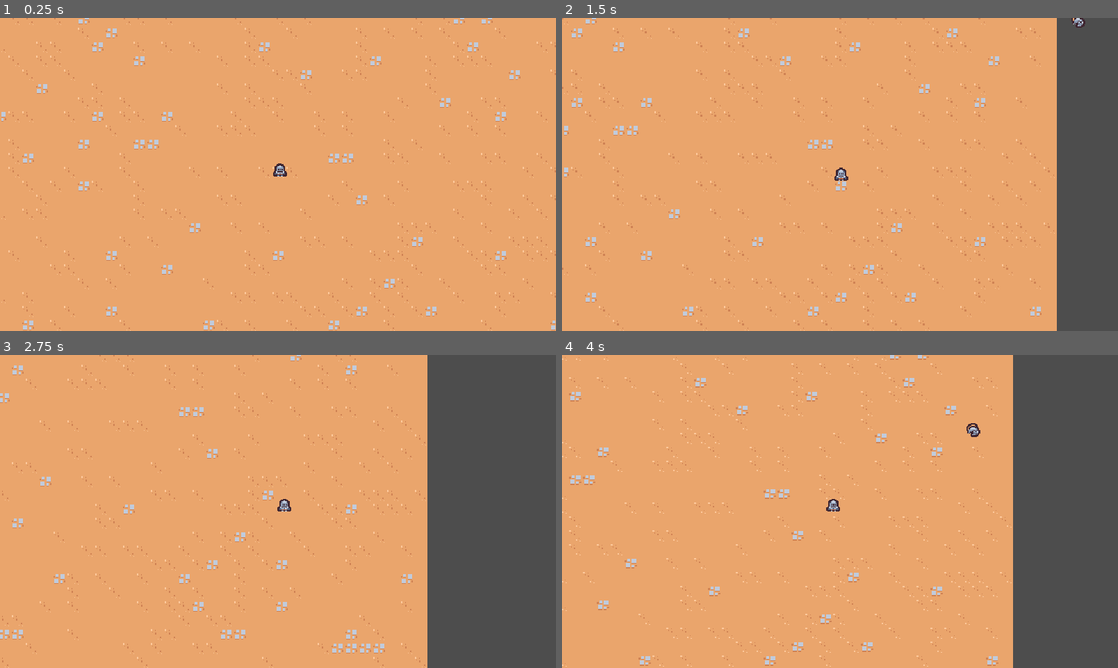
Above: before the commit, frames 1-4 (two rows, left to right).
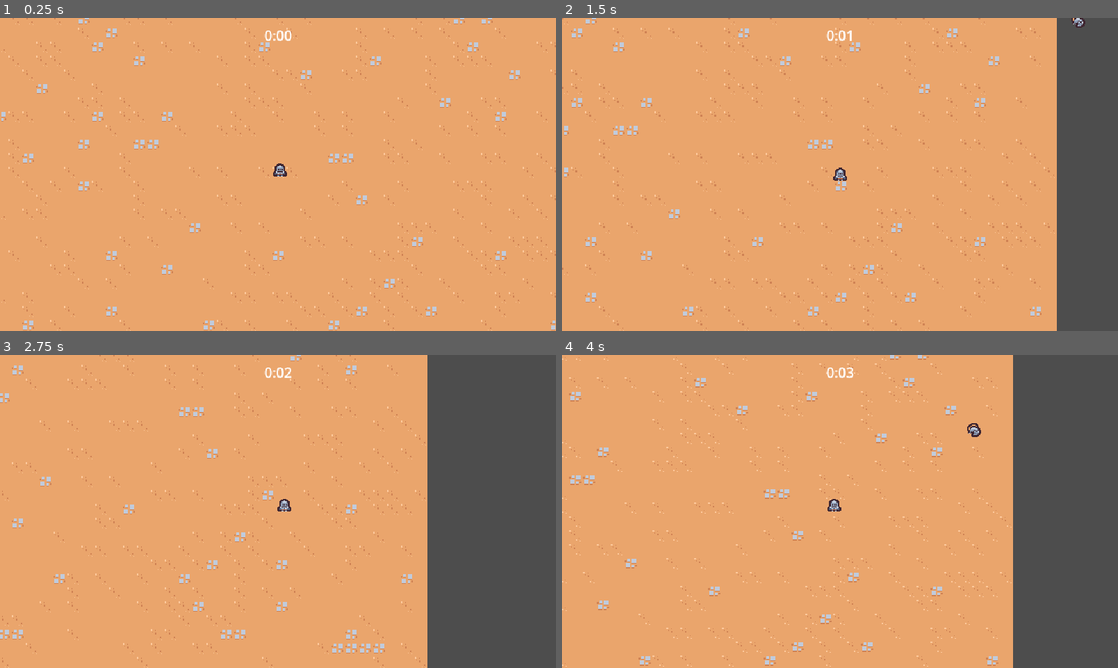
Above: after the commit, the same moments.

Repository: rafariossaa/godot_2d_survival_tutorial
Game: Godot game, scene res://scenes/main/main.tscn
Same seed, same stepped clock (60 frames per second), same inputs: the game is played once before the commit and once after it.
Inputs:
- Up to frame 1 (0.25 s): no input
- Up to frame 2 (1.5 s): hold Right (move_right) 0.53-1.28 s; hold Down (move_down) from 1.28 s (still down)
- Up to frame 3 (2.75 s): release Down (move_down) at 2.03 s; hold Right (move_right) from 2.03 s (still down)
- Up to frame 4 (4 s): release Right (move_right) at 2.78 s; hold Up (move_up) 2.78-3.53 s; hold Left (move_left) from 3.53 s (still down)

The runs differ from the first frame. In frame 1, less than 0.1% of the frame differs, in the area x 47-53%, y 4-8%; in frame 2, 0.1%; in frame 3, less than 0.1%; in frame 4, 0.2%, in the area x 47-76%, y 4-50%.

Commit message:
Lesson 15- Creating the game loop fundation (aka time handling)

Diff:
--- a/project.godot
+++ b/project.godot
@@ -62,4 +62,3 @@
 textures/canvas_textures/default_texture_filter=0
 renderer/rendering_method="gl_compatibility"
 renderer/rendering_method.mobile="gl_compatibility"
-2d/snap/snap_2d_transforms_to_pixel=true
--- a/scenes/main/main.tscn
+++ b/scenes/main/main.tscn
@@ -1,11 +1,18 @@
-[gd_scene load_steps=5 format=3 uid="uid://n2nryh6r21x7"]
+[gd_scene load_steps=7 format=3 uid="uid://n2nryh6r21x7"]
 
+[ext_resource type="PackedScene" uid="uid://dfngft5jkrqqy" path="res://scenes/ui/arena_time_ui.tscn" id="1_1tvth"]
 [ext_resource type="PackedScene" uid="uid://cnq0m7uesfc7p" path="res://assets/game_camera/game_camera.tscn" id="1_1x2xq"]
 [ext_resource type="PackedScene" uid="uid://baujaeh0ajd1p" path="res://scenes/player/player.tscn" id="1_ke4iv"]
 [ext_resource type="TileSet" uid="uid://8ml0jpl1eb1t" path="res://resources/tileset.tres" id="1_nj4a5"]
 [ext_resource type="PackedScene" uid="uid://do5q42qa01q71" path="res://scenes/manager/enemy_manager.tscn" id="1_s1dft"]
+[ext_resource type="PackedScene" uid="uid://brk2x74hqlro7" path="res://scenes/manager/arena_time_manager.tscn" id="2_rftig"]
 
 [node name="Main" type="Node"]
+
+[node name="ArenaTimeUI" parent="." node_paths=PackedStringArray("arena_time_manager") instance=ExtResource("1_1tvth")]
+arena_time_manager = NodePath("../ArenaTimeManager")
+
+[node name="ArenaTimeManager" parent="." instance=ExtResource("2_rftig")]
 
 [node name="EnemyManager" parent="." instance=ExtResource("1_s1dft")]
 
--- /dev/null
+++ b/scenes/manager/arena_time_manager.gd
@@ -0,0 +1,6 @@
+extends Node
+
+@onready var timer = $Timer
+
+func get_time_elapsed():
+	return timer.wait_time - timer.time_left
--- /dev/null
+++ b/scenes/manager/arena_time_manager.tscn
@@ -0,0 +1,11 @@
+[gd_scene load_steps=2 format=3 uid="uid://brk2x74hqlro7"]
+
+[ext_resource type="Script" path="res://scenes/manager/arena_time_manager.gd" id="1_qsevd"]
+
+[node name="ArenaTimeManager" type="Node"]
+script = ExtResource("1_qsevd")
+
+[node name="Timer" type="Timer" parent="."]
+wait_time = 60.0
+one_shot = true
+autostart = true
--- /dev/null
+++ b/scenes/ui/arena_time_ui.gd
@@ -0,0 +1,16 @@
+extends CanvasLayer
+
+@export var arena_time_manager: Node
+@onready var label = $%Label
+
+func _process(delta):
+	if arena_time_manager == null:
+		return
+
+	var time_elapsed = arena_time_manager.get_time_elapsed()
+	label.text = format_seconds_to_string(time_elapsed)
+
+func format_seconds_to_string(seconds: float):
+	var minutes = floor(seconds / 60)
+	var remaining_seconds = seconds - (minutes * 60)
+	return str(minutes) + ":" + ("%02d" % floor(remaining_seconds))
--- /dev/null
+++ b/scenes/ui/arena_time_ui.tscn
@@ -0,0 +1,22 @@
+[gd_scene load_steps=2 format=3 uid="uid://dfngft5jkrqqy"]
+
+[ext_resource type="Script" path="res://scenes/ui/arena_time_ui.gd" id="1_t1qlw"]
+
+[node name="ArenaTimeUI" type="CanvasLayer"]
+script = ExtResource("1_t1qlw")
+
+[node name="MarginContainer" type="MarginContainer" parent="."]
+anchors_preset = 15
+anchor_right = 1.0
+anchor_bottom = 1.0
+grow_horizontal = 2
+grow_vertical = 2
+mouse_filter = 2
+theme_override_constants/margin_top = 8
+
+[node name="Label" type="Label" parent="MarginContainer"]
+unique_name_in_owner = true
+layout_mode = 2
+size_flags_horizontal = 4
+size_flags_vertical = 0
+text = "test"
